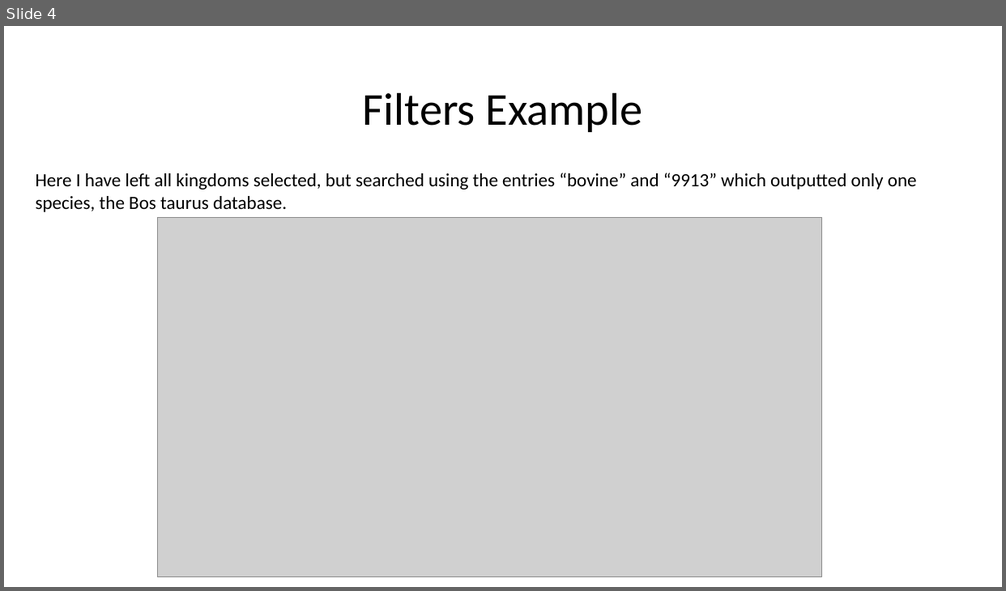
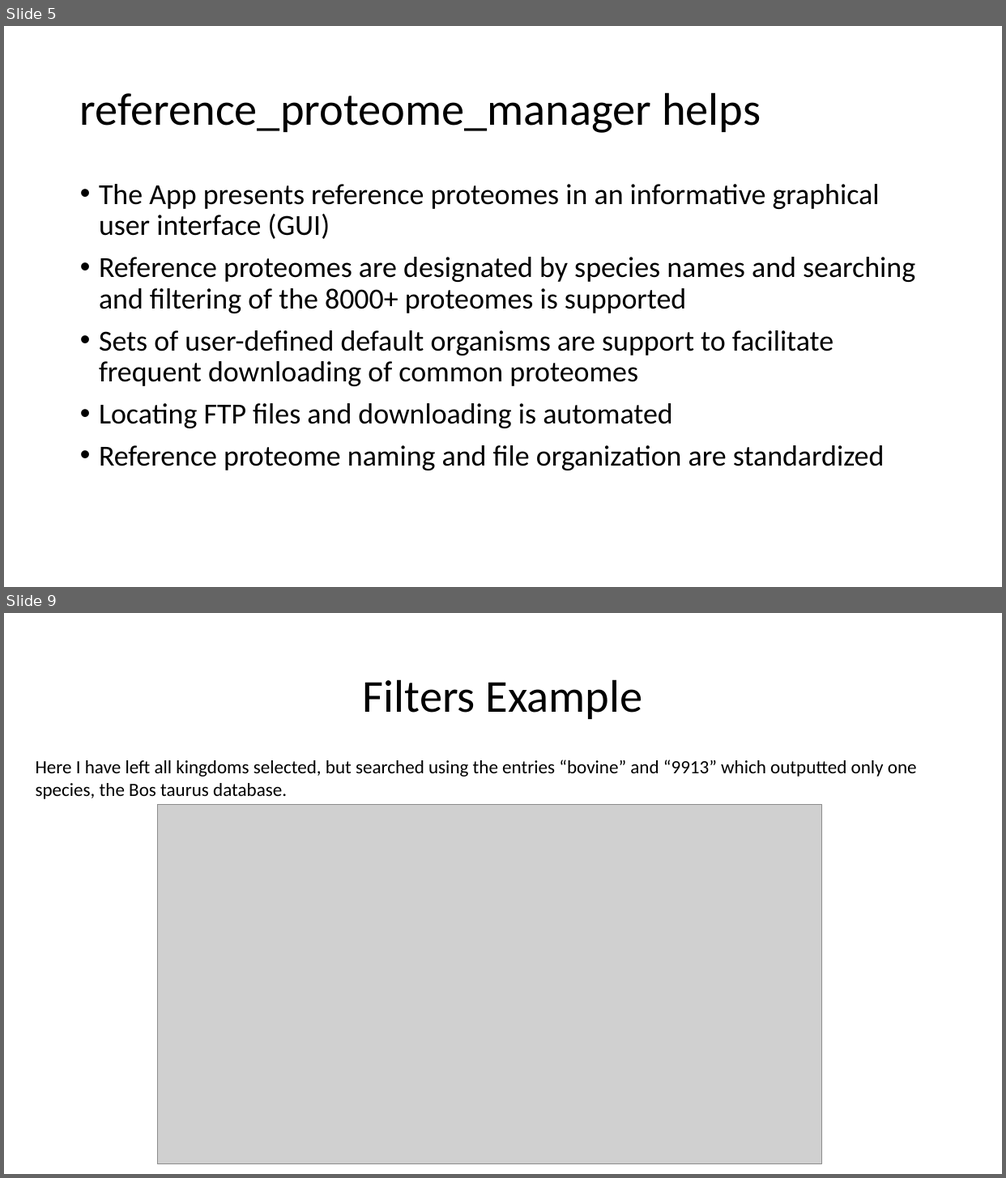
Before and after one commit to lily-liang12/Reference_Proteome_Manager, a slide deck: User Guide.pptx. Shown one above the other, each under a label of ours: slide 4 before the commit, slides 5 and 9 after it; the slides between them are not shown. The pictures are 1006x591 and 1006x1178 pixels, drawn with LibreOffice and Linux fonts; fonts in the diff are those of the drawing; grey boxes stand for pictures. Boxes give left, top, right and bottom in pixels: in the first picture for what was removed or moved away, otherwise in the second. Text is boxed around its words. In the diff, an @@ line names an element or a change of style, - is before the commit and + after.

```diff
--- a/User Guide.pptx
+++ b/User Guide.pptx
@@ slide 5 added at [4, 26, 1002, 587], background #FFFFFF @@
@@ title added at [80, 92, 761, 133], 44 pt, text #000000 @@
+reference_proteome_manager helps
@@ text added at [99, 184, 915, 471], 28 pt, text #000000 @@
+• The App presents reference proteomes in an informative graphical user interface (GUI)
+• Reference proteomes are designated by species names and searching and filtering of the 8000+ proteomes is supported
+• Sets of user-defined default organisms are support to facilitate frequent downloading of common proteomes
+• Locating FTP files and downloading is automated
+• Reference proteome naming and file organization are standardized
@@ what was slide 4 is now slide 9 @@
```
Also in this commit, not shown: 5 slides changed, 4 other slides added.
